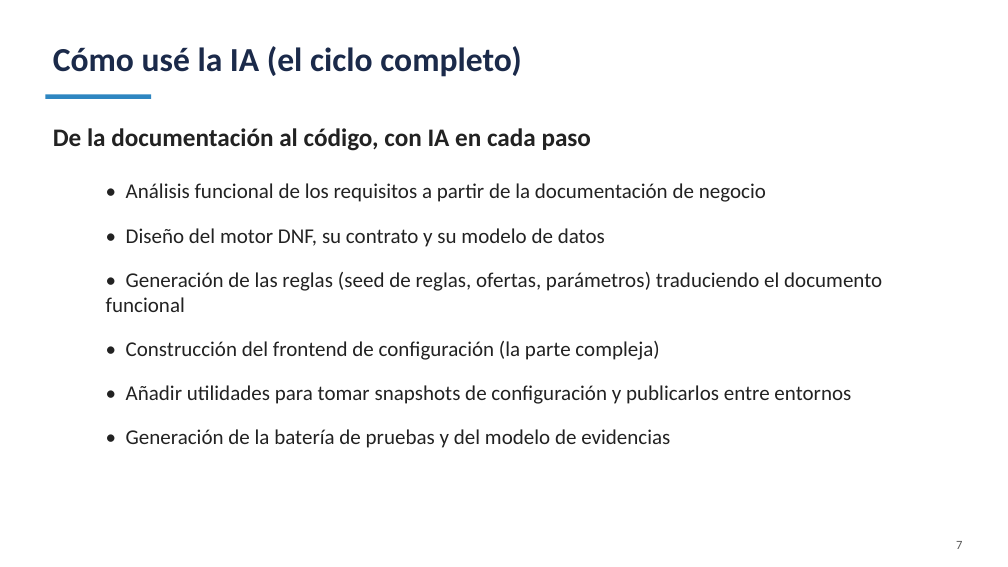
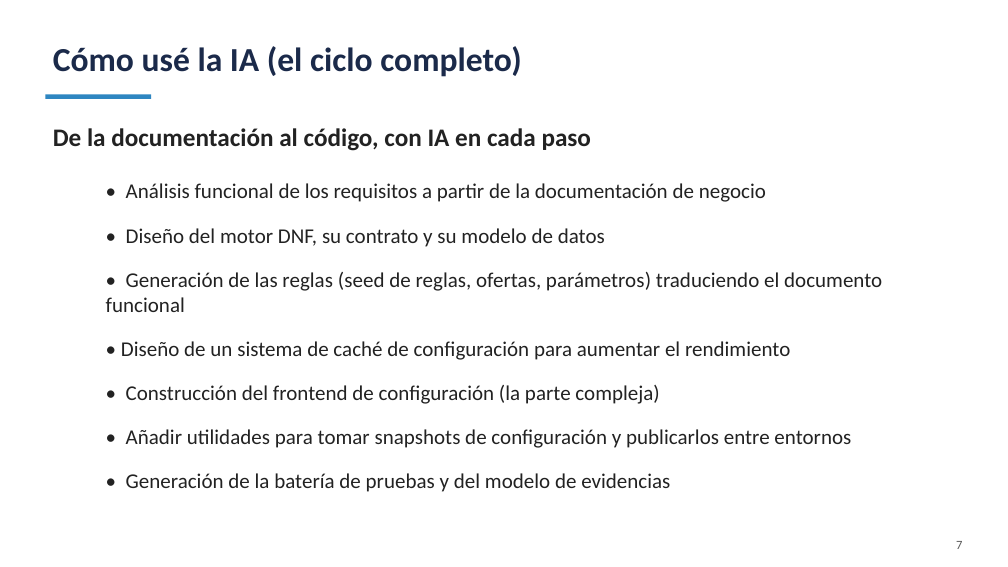
Before and after one commit to jbroceno/rule_engine, a slide deck: slide 7 of docs/PRESENTACION-SLIDES.pptx. Drawn at 1008x567 pixels with LibreOffice and Linux fonts; fonts in the diff are those of the drawing. Boxes give left, top, right and bottom in pixels: in the first picture for what was removed or moved away, otherwise in the second. Text is boxed around its words. In the diff, an @@ line names an element or a change of style, - is before the commit and + after.

```diff
--- a/docs/PRESENTACION-SLIDES.pptx
+++ b/docs/PRESENTACION-SLIDES.pptx
@@ text at <box>121,341,790,360</box>: paragraph added @@
+• Diseño de un sistema de caché de configuración para aumentar el rendimiento
```
Also in this commit, not shown: 1 other file.
